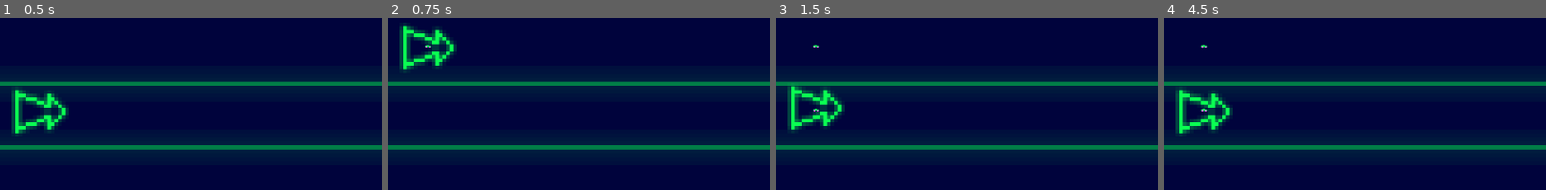
Above: before the commit, frames 1-4 (left to right).
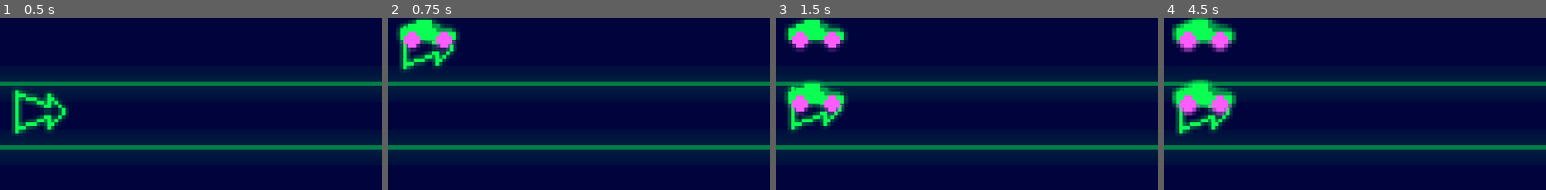
Above: after the commit, the same moments.

Repository: Neppord/battery-pact
Game: Godot game, scene res://main.tscn
Same seed, same stepped clock (60 frames per second), same inputs: the game is played once before the commit and once after it.
Inputs:
- Up to frame 1 (0.5 s): no input
- Up to frame 2 (0.75 s): hold W (player_1_up) from 0.53 s (still down); tap Space (player_1_spawn) at 0.6 s
- Up to frame 3 (1.5 s): release W (player_1_up) at 1.28 s; hold S (player_1_down) from 1.28 s (still down); tap Space (player_1_spawn) at 1.35 s
- Up to frame 4 (4.5 s): release S (player_1_down) at 2.03 s; hold W (player_1_up) 2.03-3.53 s; tap Down (player_2_down) at 2.1 s; tap Space (player_1_spawn) at 2.3, 3.05, 3.6, 4.35 s; tap Up (player_2_up) at 2.85 s; hold S (player_1_down) from 3.53 s (still down)
The pictures show only the part of the screen within x 0-50%, y 0-50%; the shares and areas given below are measured in that part.

Frame 1 is identical in both runs. In frame 2, 2.2% of the frame differs, in the area x 2-19%, y 0-20%; in frame 3, 4.5%; in frame 4, 5.3%, in the area x 2-19%, y 0-57%.

Commit message:
Scale toy
Co-authored-by: Karl Wängberg <karlwangberg@gmail.com>

Diff:
--- a/player_1_arrow.gd
+++ b/player_1_arrow.gd
@@ -35,5 +35,5 @@
 		var toy := toy_scene.instantiate()
 		get_tree().current_scene.add_child(toy) # or add_child(toy) depending on where you want it
 		toy.global_position = global_position
-
+		toy.scale = Vector2(10, 10)
 		toy.global_position = Vector2(global_position.x, player_positions[lane])
Not shown, changed: TODO.md
